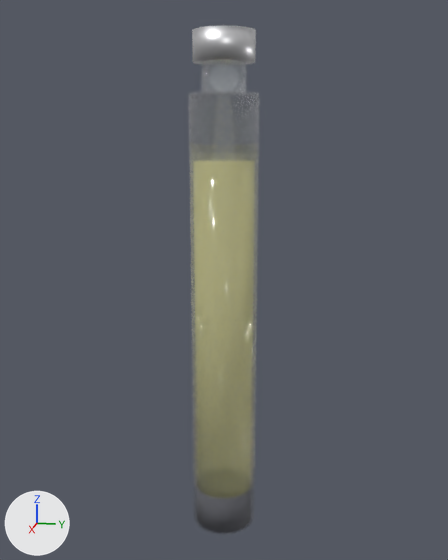
Before and after pictures for a commit that changed the glTF model public/models/cartridge.glb.
Before and after are seen from a 50 mm camera at (0.0863, 0.0173, 0.0605) aimed at (-0.0006, -0.0001, 0.0388). Lighting does not change. The marker at lower left points along +X, +Y and +Z. The first picture is the older version. Where no turn or scale is listed for an object, it has been applied to the vertices.

The first picture shows 'cart_crimp', 'cart_glass', 'cart_neck'.
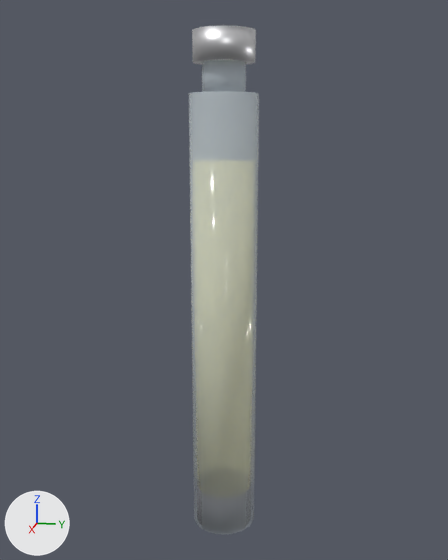
Boxes (x1, y1, x2, y2) around the edits, measured in the pictures (448 x 560 px):
```json
{"object": "cart_glass", "change": "surface changed", "before": [189, 91, 259, 534], "after": [189, 91, 259, 534]}
```

The change, as JSON lines over the scene's bpy script:
```json
{"op": "remove", "block": "mat_glass", "code": "mat_glass.transmission_weight = 1.0"}
```
